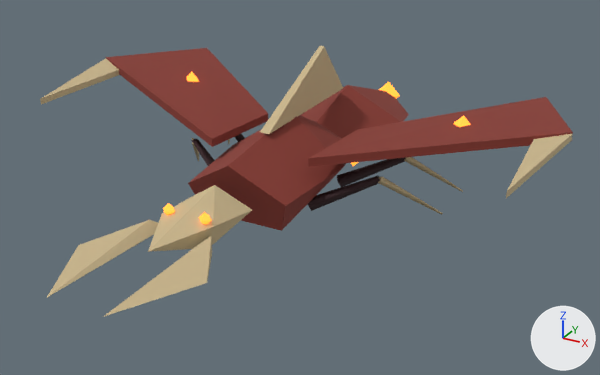
Renders of the glTF model Art/Models/Tarkan/Medium.glb from each side of a commit.
Both versions are drawn from a 50 mm camera at (73.1, -125.7, 59.8) aimed at (5.7, -3.1, -1.5). Every picture has the same lights, and +X, +Y and +Z are marked at lower right. The picture after the commit comes second. Where no turn or scale is listed for an object, it has been applied to the vertices. Vertices at exactly the same position are counted once.

Names of what the first picture shows: 'abdomen', 'crest', 'eye_L', 'eye_R', 'head', 'leg_L0_1', 'leg_L0_2', 'leg_L1_1', 'leg_R0_1', 'leg_R0_2', 'leg_R1_1', 'leg_R1_2', 'mandible_L', 'mandible_R', 'thorax', 'wing_L', 'wing_R', 'wing_pincer_L', 'wing_pincer_R' and 3 more.
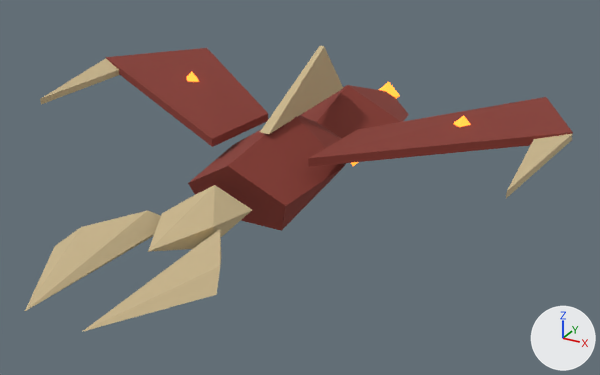
Changed parts and their boxes [x1, y1, x2, y2] in the pictures (600 x 375 px):
'mandible_L', reshaped (22% wider, 29% taller)
    before: [47, 220, 158, 297]
    after: [25, 211, 161, 311]
'mandible_R', reshaped (27% wider, 26% taller)
    before: [103, 236, 212, 317]
    after: [82, 230, 221, 332]
'leg_R0_1', deleted
    before: [307, 176, 380, 211]
'leg_R1_1', deleted
    before: [337, 158, 406, 187]
'leg_R0_2', deleted
    before: [378, 177, 443, 215]
'leg_R1_2', deleted
    before: [404, 157, 463, 192]
'leg_L0_1', deleted
    before: [191, 139, 215, 166]
'eye_R', deleted
    before: [199, 212, 211, 224]
'eye_L', deleted
    before: [163, 203, 175, 215]
'leg_L0_2', deleted
    before: [192, 138, 199, 161]
'leg_L1_1', deleted (mostly hidden)
    before: [235, 134, 244, 142]

The edits, one by one:
me_mesh_6 is used by ob_mandible_r; location (0.0, 0.0, 0.0).
Verts and faces of me_mesh_6; kept vertices keep their numbers, new ones are numbered from 5.
Before the commit, vertices of me_mesh_6: 0 (6.0, -32.0, -1.5) at pixel (212, 253), 1 (4.0, -30.0, 0.0), 2 (6.0, -32.0, 1.5) at pixel (211, 236), 3 (5.0, -56.0, 0.0) at pixel (102, 317), 4 (12.0, -42.0, 0.0) at pixel (207, 282).
me_mesh_6 had 5 vertices, 6 faces and spanned x 4.0..12.0, y -56.0..-30.0, z -1.5..1.5.
me_mesh_6 now has 6 vertices, 8 faces and spans x 4.0..15.0, y -60.0..-28.0, z -2.5..2.5.
Part 1, on me_mesh_6:
Vertices deleted: 0 to 4 (with the faces that use them).
New vertex 5 is at (7.0, -31.0, -2.5), pixel (221, 257).
New vertex 6 is at (4.0, -28.0, 0.0).
New vertex 7 is at (7.0, -31.0, 2.5), pixel (220, 229).
New vertex 8 is at (5.0, -60.0, 0.0), pixel (81, 331).
New vertex 9 is at (13.0, -40.0, 2.0), pixel (220, 266).
New vertex 10 is at (15.0, -44.0, 0.0), pixel (216, 294).
New faces: (5, 6, 7), (6, 8, 7), (5, 8, 6), (5, 7, 9), (7, 8, 9), (5, 9, 10).
New faces: (5, 10, 8), (8, 10, 9).
me_mesh_15 is used by ob_mandible_l; location (0.0, 0.0, 0.0).
Verts and faces of me_mesh_15; kept vertices keep their numbers, new ones are numbered from 5.
Before the commit, vertices of me_mesh_15: 0 (-6.0, -32.0, 1.5) at pixel (149, 219), 1 (-4.0, -30.0, 0.0), 2 (-6.0, -32.0, -1.5) at pixel (150, 236), 3 (-5.0, -56.0, 0.0) at pixel (46, 297), 4 (-12.0, -42.0, 0.0) at pixel (78, 245).
me_mesh_15 had 5 vertices, 6 faces and spanned x -12.0..-4.0, y -56.0..-30.0, z -1.5..1.5.
me_mesh_15 now has 6 vertices, 8 faces and spans x -15.0..-4.0, y -60.0..-28.0, z -2.5..2.5.
Part 2, on me_mesh_15:
Vertices deleted: 0 to 4 (with the faces that use them).
New vertex 5 is at (-7.0, -31.0, 2.5), pixel (147, 210).
New vertex 6 is at (-4.0, -28.0, 0.0).
New vertex 7 is at (-7.0, -31.0, -2.5), pixel (150, 238).
New vertex 8 is at (-5.0, -60.0, 0.0), pixel (24, 311).
New vertex 9 is at (-13.0, -40.0, 2.0), pixel (81, 226).
New vertex 10 is at (-15.0, -44.0, 0.0), pixel (54, 245).
New faces: (5, 6, 7), (5, 8, 6), (6, 8, 7), (5, 7, 9), (5, 9, 8), (7, 10, 9).
New faces: (7, 8, 10), (8, 9, 10).
Object 'eye_R' (ob_eye_r) is deleted.
Object 'leg_R0_1' (ob_leg_r0_1) is deleted.
Object 'leg_R0_2' (ob_leg_r0_2) is deleted.
Object 'leg_R1_1' (ob_leg_r1_1) is deleted.
Object 'leg_R1_2' (ob_leg_r1_2) is deleted.
Object 'eye_L' (ob_eye_l) is deleted.
Object 'leg_L0_1' (ob_leg_l0_1) is deleted.
Object 'leg_L0_2' (ob_leg_l0_2) is deleted.
Object 'leg_L1_1' (ob_leg_l1_1) is deleted.
